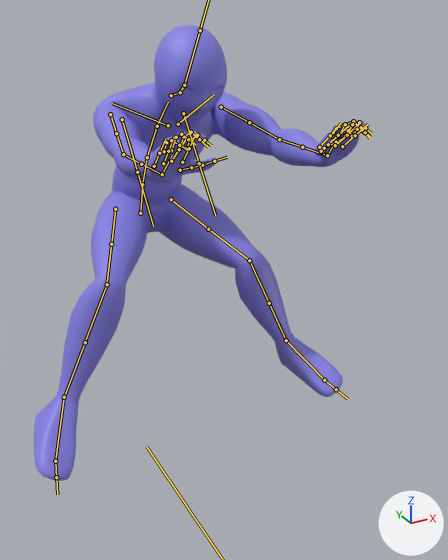
Renders of the FBX model Assets/Models/Fighters/Mage.fbx from each side of a commit.
Rendered twice from a camera (50 mm lens) standing at (-1.29, -2.03, 2.96) and looking at (0.12, 0.53, 1.68). Lighting does not change. The marker at lower right points along +X, +Y and +Z. Both versions are drawn at frame 165 of the action 'BAKED_Attack2'; the numbers are the values there. The bones that bend it are drawn over the model as lines.

Names of what the first picture shows: 'BaseModel'.
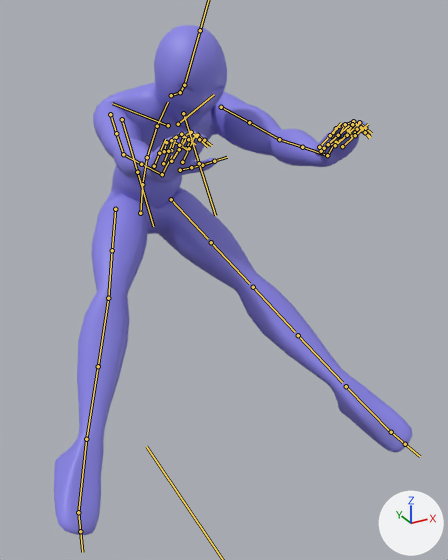
The change, as JSON lines over the scene's bpy script:
```json
{"block": "bone_def_thigh_l", "where": "bone_def_thigh_l = bpy.data.objects['rig_deform'].pose.bones['DEF-thigh.L']  # child of 'DEF-spine'"}
{"op": "set", "path": "bone_def_thigh_l.rotation_quaternion", "old": "(0.806, -0.58, 0.0, -0.121)", "new": "(0.874, -0.471, 0.0, -0.118)", "note": "degrees (-71, -8, -11) -> degrees (-56, -6, -12)"}
{"block": "bone_def_thigh_l_001", "where": "bone_def_thigh_l_001 = bpy.data.objects['rig_deform'].pose.bones['DEF-thigh.L.001']  # child of 'DEF-thigh.L'"}
{"op": "set", "path": "bone_def_thigh_l_001.location", "old": "(0.0, -0.01, 0.0)", "new": "(0.0, 0.027, 0.0)"}
{"op": "set", "path": "bone_def_thigh_l_001.rotation_quaternion", "old": "(0.999, 0.0, 0.033, 0.0)", "new": "(1.0, 0.0, 0.003, 0.0)", "note": "degrees (0, 4, 0) -> degrees (0, 0, 0)"}
{"block": "bone_def_shin_l", "where": "bone_def_shin_l = bpy.data.objects['rig_deform'].pose.bones['DEF-shin.L']  # child of 'DEF-thigh.L.001'"}
{"op": "set", "path": "bone_def_shin_l.location", "old": "(0.0, -0.01, 0.002)", "new": "(0.0, 0.026, -0.005)"}
{"op": "set", "path": "bone_def_shin_l.rotation_quaternion", "old": "(0.884, 0.467, 0.031, -0.025)", "new": "(0.995, -0.097, 0.003, 0.0)", "note": "degrees (56, 4, -1) -> degrees (-11, 0, 0)"}
{"block": "bone_def_shin_l_001", "where": "bone_def_shin_l_001 = bpy.data.objects['rig_deform'].pose.bones['DEF-shin.L.001']  # child of 'DEF-shin.L'"}
{"op": "set", "path": "bone_def_shin_l_001.location", "old": "(0.0, -0.011, 0.0)", "new": "(0.0, 0.027, 0.0)"}
{"op": "set", "path": "bone_def_shin_l_001.rotation_quaternion", "old": "(1.0, 0.0, -0.003, 0.0)", "new": "(1.0, 0.0, 0.021, 0.0)", "note": "degrees (0, 0, 0) -> degrees (0, 2, 0)"}
{"block": "bone_def_foot_l", "where": "bone_def_foot_l = bpy.data.objects['rig_deform'].pose.bones['DEF-foot.L']  # child of 'DEF-shin.L.001'"}
{"op": "set", "path": "bone_def_foot_l.location", "old": "(0.0, -0.004, -0.01)", "new": "(0.001, 0.01, 0.025)"}
{"op": "set", "path": "bone_def_foot_l.rotation_quaternion", "old": "(0.989, 0.136, 0.028, -0.058)", "new": "(0.828, 0.56, 0.018, -0.025)", "note": "degrees (15, 4, -6) -> degrees (68, 3, -1)"}
{"block": "bone_def_thigh_r", "where": "bone_def_thigh_r = bpy.data.objects['rig_deform'].pose.bones['DEF-thigh.R']  # child of 'DEF-spine'"}
{"op": "set", "path": "bone_def_thigh_r.rotation_quaternion", "old": "(0.782, -0.61, 0.0, 0.123)", "new": "(0.82, -0.562, 0.0, 0.108)", "note": "degrees (-75, 9, 11) -> degrees (-68, 7, 10)"}
{"block": "bone_def_thigh_r_001", "where": "bone_def_thigh_r_001 = bpy.data.objects['rig_deform'].pose.bones['DEF-thigh.R.001']  # child of 'DEF-thigh.R'"}
{"op": "set", "path": "bone_def_thigh_r_001.location", "old": "(0.0, -0.011, 0.0)", "new": "(0.0, -0.003, 0.0)"}
{"op": "set", "path": "bone_def_thigh_r_001.rotation_quaternion", "old": "(0.999, 0.0, -0.038, 0.0)", "new": "(1.0, 0.0, -0.013, 0.0)", "note": "degrees (0, -4, 0) -> degrees (0, -1, 0)"}
{"block": "bone_def_shin_r", "where": "bone_def_shin_r = bpy.data.objects['rig_deform'].pose.bones['DEF-shin.R']  # child of 'DEF-thigh.R.001'"}
{"op": "set", "path": "bone_def_shin_r.location", "old": "(0.0, -0.011, 0.002)", "new": "(0.0, -0.003, 0.001)"}
{"op": "set", "path": "bone_def_shin_r.rotation_quaternion", "old": "(0.872, 0.488, -0.035, 0.03)", "new": "(0.989, 0.147, -0.013, 0.004)", "note": "degrees (58, -5, 1) -> degrees (17, -1, 0)"}
{"block": "bone_def_foot_r", "where": "bone_def_foot_r = bpy.data.objects['rig_deform'].pose.bones['DEF-foot.R']  # child of 'DEF-shin.R.001'"}
{"op": "set", "path": "bone_def_foot_r.location", "old": "(0.0, -0.004, -0.01)", "new": "(0.0, -0.001, -0.003)"}
{"op": "set", "path": "bone_def_foot_r.rotation_quaternion", "old": "(0.986, 0.157, -0.037, 0.038)", "new": "(0.892, 0.45, -0.038, 0.027)", "note": "degrees (18, -5, 4) -> degrees (54, -5, 1)"}
```

Changed parts and their boxes (x1, y1, x2, y2) in the pictures (448 x 560 px):
```json
{"object": "BaseModel", "change": "posed", "before": [34, 25, 369, 481], "after": [54, 25, 413, 535], "on screen": "7% wider, 12% taller"}
{"bone": "DEF-thigh.L", "before": "(171, 199) to (210, 230)", "after": "(171, 199) to (208, 239)"}
{"bone": "DEF-thigh.L.001", "before": "(208, 229) to (251, 261)", "after": "(211, 242) to (249, 283)"}
{"bone": "DEF-shin.L", "before": "(249, 260) to (269, 304)", "after": "(253, 287) to (295, 332)"}
{"bone": "DEF-shin.L.001", "before": "(269, 303) to (286, 341)", "after": "(298, 335) to (342, 382)"}
{"bone": "DEF-foot.L", "before": "(286, 340) to (324, 380)", "after": "(346, 386) to (391, 432)"}
{"bone": "DEF-thigh.R", "before": "(115, 209) to (111, 245)", "after": "(115, 209) to (112, 251)"}
{"bone": "DEF-thigh.R.001", "before": "(111, 244) to (106, 286)", "after": "(112, 250) to (108, 298)"}
{"bone": "DEF-shin.R", "before": "(107, 284) to (84, 344)", "after": "(108, 298) to (98, 367)"}
{"bone": "DEF-foot.R", "before": "(64, 397) to (55, 461)", "after": "(86, 439) to (78, 512)"}
```
